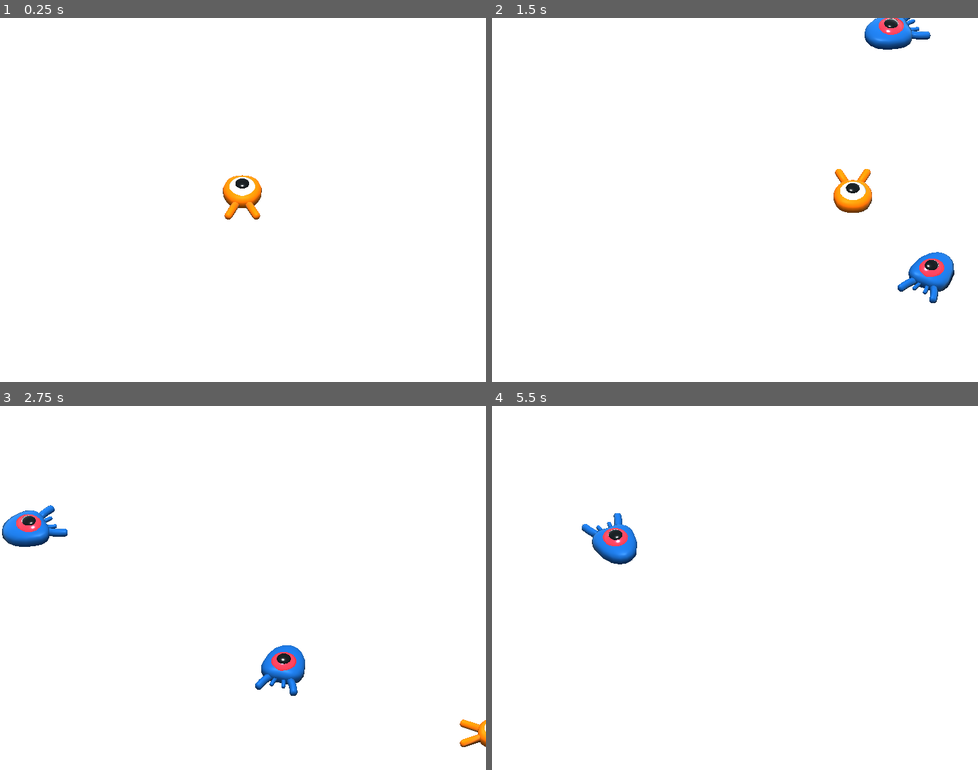
Above: before the commit, frames 1-4 (two rows, left to right).
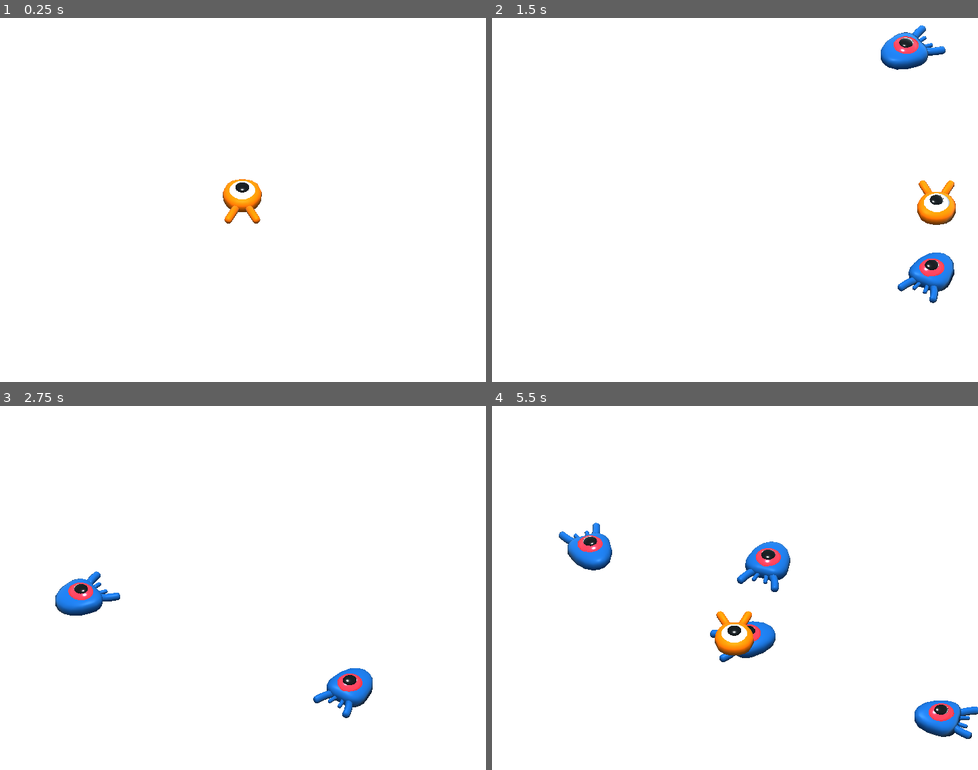
Above: after the commit, the same moments.

Repository: yosuanicolaus/godot-practice
Game: Godot game, scene res://first-3d-game/Main.tscn
The game is run twice, just before and just after one commit, with the same random seed, the same clock (stepped at 60 frames per second) and the same inputs. This scene is started directly instead of the project's main scene.
Inputs (mouse positions are in pixels of both pictures, inside the frame that each line leads up to):
- Up to frame 1 (0.25 s): no input
- Up to frame 2 (1.5 s): tap Enter (ui_accept) at 0.5, 1.35 s; move the mouse to (841, 181) at 0.52 s; hold Right (ui_right) 0.53-1.28 s; hold Enter (ui_accept) 0.53-1.28 s; click (841, 181) at 0.67 s; move the mouse to (637, 218) at 1.27 s; hold Down (ui_down) from 1.28 s (still down)
- Up to frame 3 (2.75 s): tap Enter (ui_accept) at 1.52, 1.82 s; move the mouse to (291, 507) at 2.02 s; release Down (ui_down) at 2.03 s; hold Right (ui_right) from 2.03 s (still down); hold Enter (ui_accept) from 2.03 s (still down)
- Up to frame 4 (5.5 s): move the mouse to (710, 660) at 2.77 s; release Right (ui_right) at 2.78 s; release Enter (ui_accept) at 2.78 s; hold Up (ui_up) 2.78-3.53 s; tap Enter (ui_accept) at 2.85, 3.02, 3.32, 4.35, 4.52, 4.82 s; click (710, 660) at 2.92 s; move the mouse to (880, 642) at 3.52 s; hold Enter (ui_accept) 3.53-4.28 s; hold Left (ui_left) 3.53-5.03 s; move the mouse to (589, 533) at 4.27 s; move the mouse to (759, 588) at 5.02 s; hold Down (ui_down) from 5.03 s (still down); hold Enter (ui_accept) from 5.03 s (still down); click (759, 588) at 5.17 s

The runs differ from the first frame. In frame 1, 0.6% of the frame differs, in the area x 45-54%, y 43-57%; in frame 2, 2.7%; in frame 3, 3.9%; in frame 4, 4.3%, in the area x 13-100%, y 29-92%.

Commit message:
add player jump ability

Diff:
--- a/first-3d-game/Player.gd
+++ b/first-3d-game/Player.gd
@@ -2,6 +2,8 @@
 
 export var speed = 14
 export var gravity = 75
+export var jump_impulse = 20
+export var bounce_impulse = 16
 var velocity = Vector3.ZERO
 
 
@@ -24,9 +26,12 @@
 	if direction != Vector3.ZERO:
 		direction = direction.normalized()
 		$Pivot.look_at(translation + direction, Vector3.UP)
+	if is_on_floor() and Input.is_action_just_pressed("ui_accept"):
+		print("jump!")
+		velocity.y += jump_impulse
 
-	velocity.x += direction.x * speed * delta
-	velocity.z += direction.z * speed * delta
-	velocity.y -= direction.y * delta
+	velocity.x = direction.x * speed
+	velocity.z = direction.z * speed
+	velocity.y -= gravity * delta
 
 	velocity = move_and_slide(velocity, Vector3.UP)
